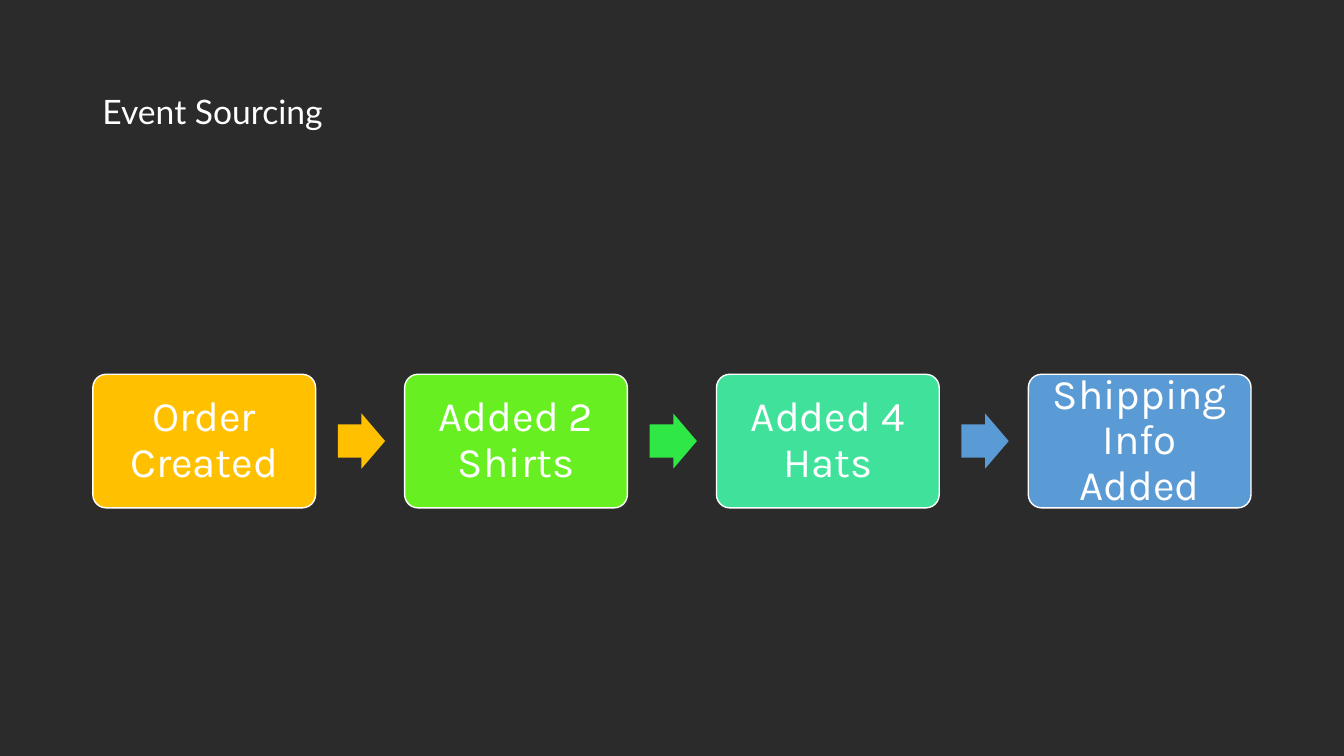
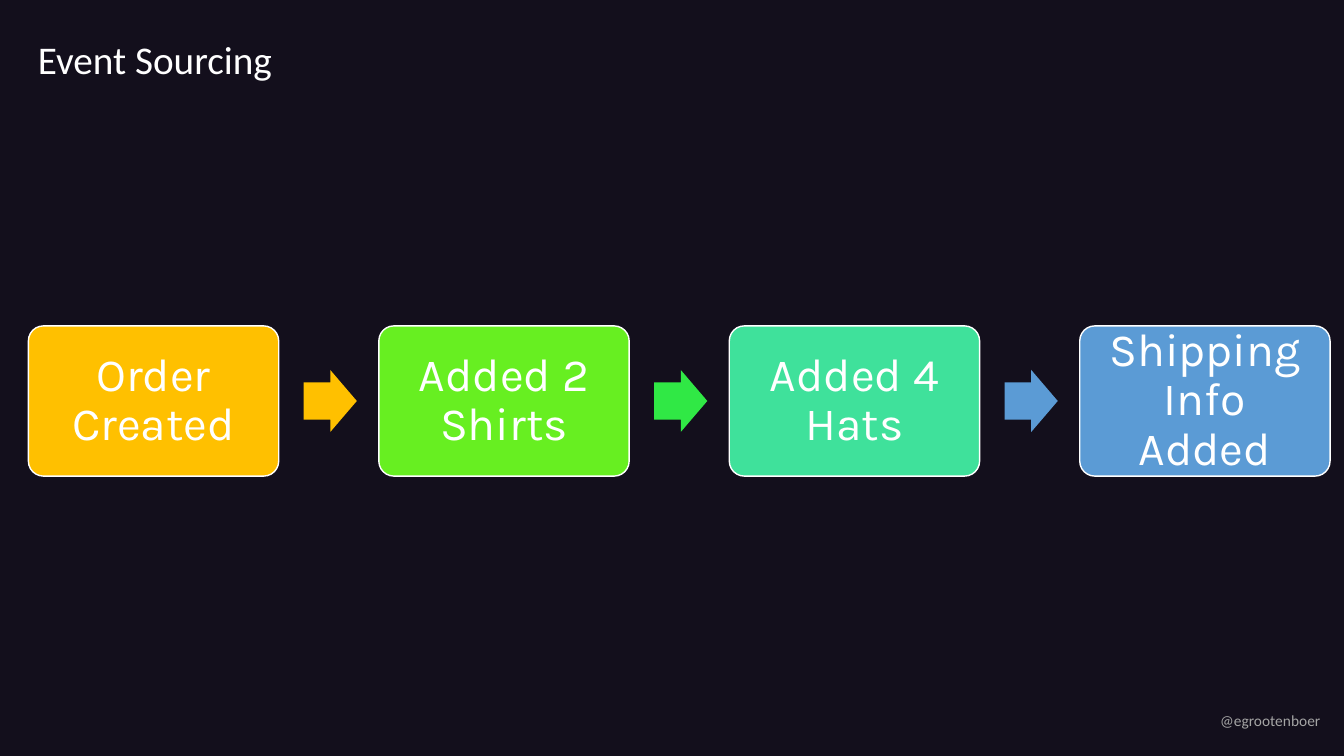
Before and after one commit to EldertGrootenboer/Implementing-an-Event-Sourcing-strategy-on-Azure, a slide deck: slide 5 of Implementing an Event Sourcing strategy on Azure.pptx (slide 4 before the commit). Drawn at 1344x756 pixels with LibreOffice and Linux fonts; fonts in the diff are those of the drawing; background and template pictures are left out; a plain dark background stands for a picture behind light text. Boxes give left, top, right and bottom in pixels: in the first picture for what was removed or moved away, otherwise in the second. Text is boxed around its words. In the diff, an @@ line names an element or a change of style, - is before the commit and + after.

```diff
--- a/Implementing an Event Sourcing strategy on Azure.pptx
+++ b/Implementing an Event Sourcing strategy on Azure.pptx
@@ background picture (left out) to #130F1C @@
@@ title "Event Sourcing": place and size @@
-title "Event Sourcing" at (102,99,323,130)
+title "Event Sourcing" at (38,47,272,81)
@@ title "Event Sourcing" at (38,47,272,81): size 24 to 28 pt, font Lato to Calibri @@
@@ rounded rectangle: place and size @@
-rounded rectangle at (93,374,316,508)
+rounded rectangle at (28,326,278,476)
@@ rounded rectangle: place and size @@
-rounded rectangle at (405,374,628,508)
+rounded rectangle at (379,326,629,476)
@@ rounded rectangle: place and size @@
-rounded rectangle at (717,374,940,508)
+rounded rectangle at (730,326,980,476)
@@ rounded rectangle: place and size @@
-rounded rectangle at (1028,374,1251,508)
+rounded rectangle at (1080,326,1330,476)
@@ size 30 to 33 pt; more space between paragraphs in 4 elements at (419,359,589,441), (770,359,939,441), (72,359,234,441), (1109,324,1300,476) @@
@@ text "Shipping Info Added": place and size @@
-text "Shipping Info Added" at (1053,371,1227,511)
+text "Shipping Info Added" at (1109,324,1300,476)
@@ text "Order Created": place and size @@
-text "Order Created" at (130,402,278,478)
+text "Order Created" at (72,359,234,441)
@@ text "Added 2 Shirts": place and size @@
-text "Added 2 Shirts" at (439,402,593,478)
+text "Added 2 Shirts" at (419,359,589,441)
@@ text "Added 4 Hats": place and size @@
-text "Added 4 Hats" at (751,402,904,478)
+text "Added 4 Hats" at (770,359,939,441)
@@ right arrow: place and size @@
-right arrow at (338,413,385,469)
+right arrow at (303,370,357,433)
@@ right arrow: place and size @@
-right arrow at (650,413,698,469)
+right arrow at (654,370,708,433)
@@ right arrow: place and size @@
-right arrow at (962,413,1009,469)
+right arrow at (1005,370,1059,433)
@@ text added at (1220,715,1320,729), 11 pt, text #A5A5A5 @@
+@egrootenboer
```
Also in this commit, not shown: 31 other slides changed, 1 slide added.
